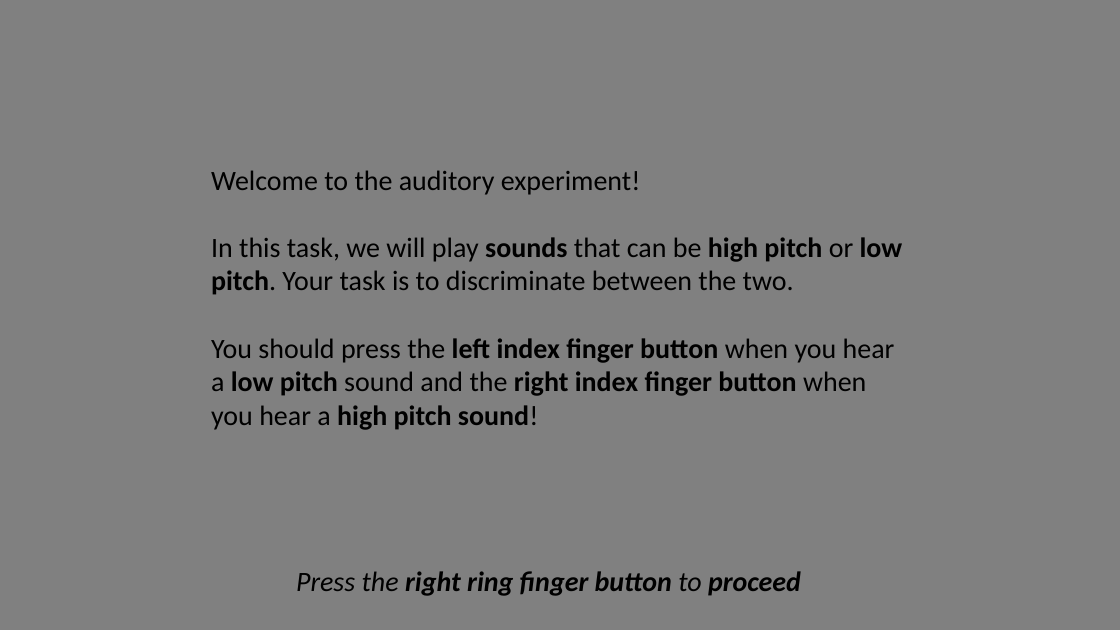
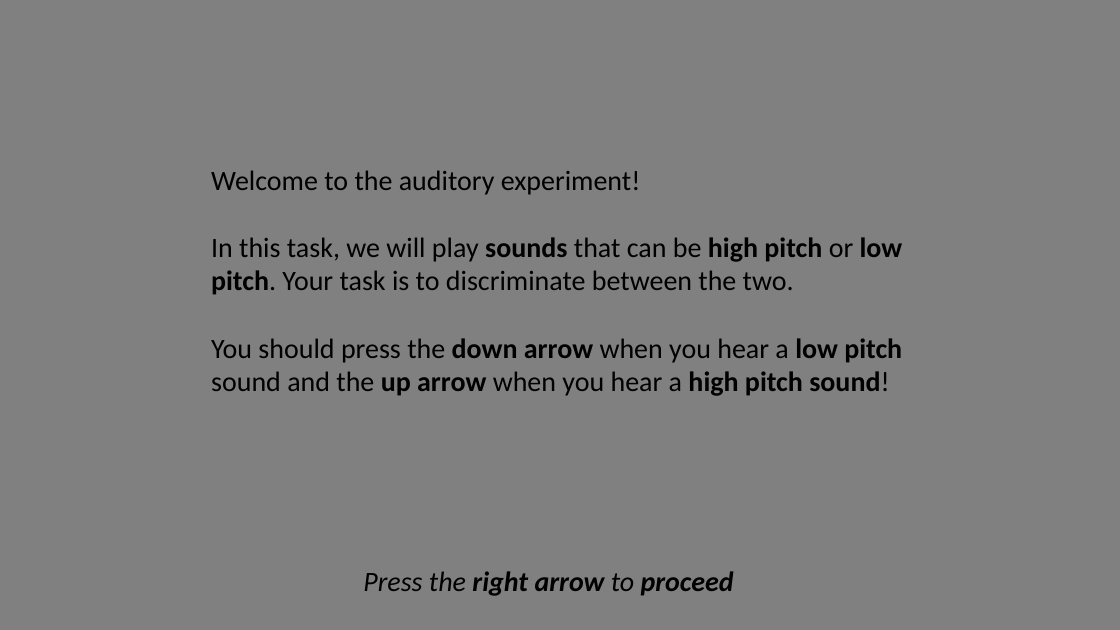
Before and after one commit to NCCLabMPI/Reconstructed_time_experiment, a slide deck: slide 1 of instructions/Instructions_auditory_only_task_keyboard.pptx. Drawn at 1120x630 pixels with LibreOffice and Linux fonts; fonts in the diff are those of the drawing. Boxes give left, top, right and bottom in pixels: in the first picture for what was removed or moved away, otherwise in the second. Text is boxed around its words. In the diff, an @@ line names an element or a change of style, - is before the commit and + after.

```diff
--- a/instructions/Instructions_auditory_only_task_keyboard.pptx
+++ b/instructions/Instructions_auditory_only_task_keyboard.pptx
@@ text at [211, 338, 902, 396]: text changed; bold off @@
-You should press the left index finger button when you hear a low pitch sound and the right index finger button when you hear a high pitch sound!
+You should press the down arrow when you hear a low pitch sound and the up arrow when you hear a high pitch sound!
@@ text at [363, 571, 734, 596]: text changed @@
-Press the right ring finger button to proceed
+Press the right arrow to proceed
```
Also in this commit, not shown: 2 other slides changed, 36 other files.
